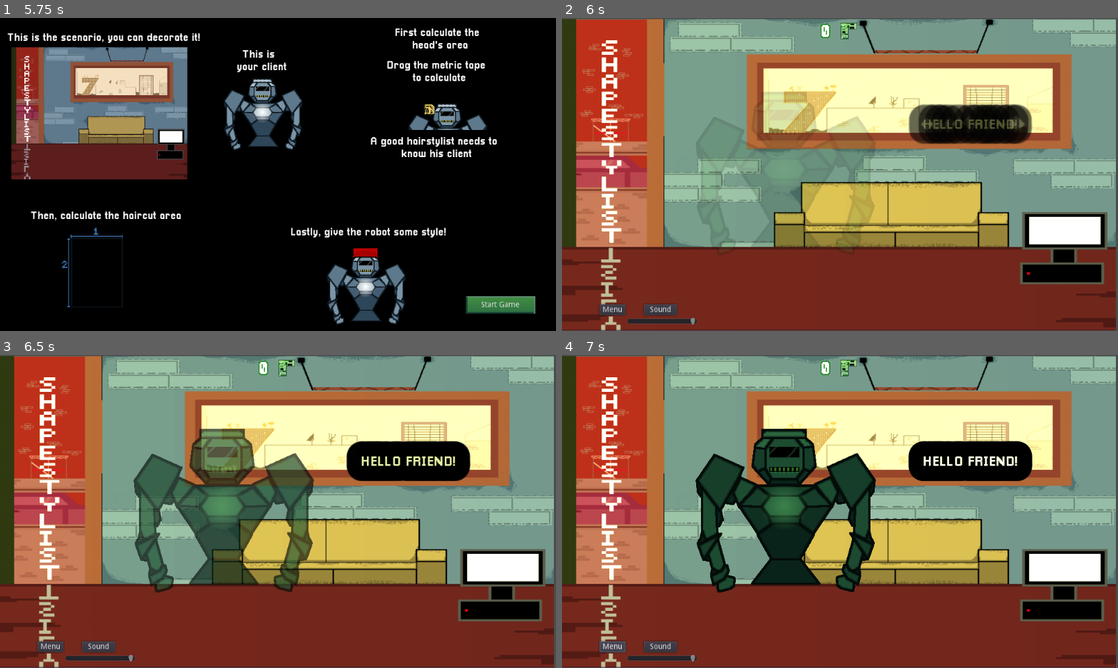
Above: before the commit, frames 1-4 (two rows, left to right).
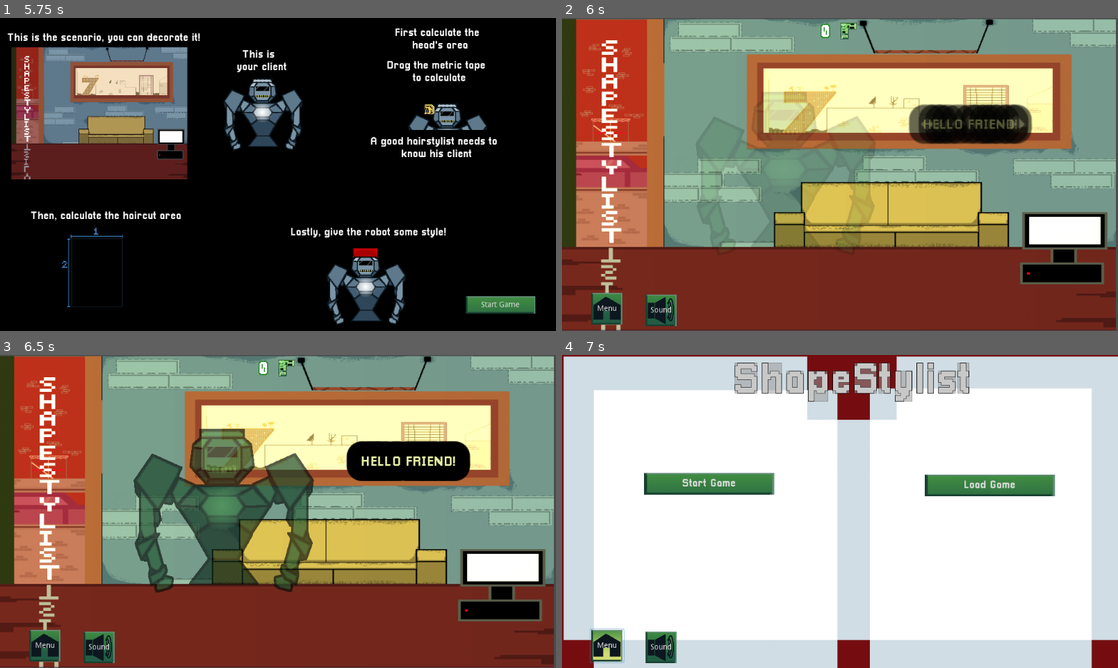
Above: after the commit, the same moments.

Repository: ShyrTheFirst/ShapeStylist
Game: Godot game, scene res://Game_Start.tscn
Two runs of this game, one before a commit and one after it. Both use one fixed random seed, a clock stepped at 60 frames per second and the inputs below.
Inputs (mouse positions are in pixels of both pictures, inside the frame that each line leads up to):
- Up to frame 1 (5.75 s): move the mouse to (400, 158) at 0.52 s; press the mouse at (400, 158) at 0.53 s; release the mouse at (400, 158) at 1.25 s; drag from (166, 190) to (250, 237) at 1.27 s; move the mouse to (333, 105) at 2.02 s; press the mouse at (333, 105) at 2.03 s; release the mouse at (333, 105) at 2.75 s; tap Enter at 2.75, 4.25 s; drag from (250, 237) to (111, 127) at 2.77 s; tap Space at 3.5 s; move the mouse to (444, 221) at 3.52 s; press the mouse at (444, 221) at 3.53 s; release the mouse at (444, 221) at 4.25 s; drag from (111, 127) to (194, 96) at 4.27 s; click "Start Game" at 5 s
- Up to frame 2 (6 s): click "Start Game" at 5.75 s
- Up to frame 3 (6.5 s): no input
- Up to frame 4 (7 s): click "Menu" at 6.5 s

Frame 1 is identical in both runs. In frame 2, 1.3% of the frame differs, in the area x 5-25%, y 87-99%; in frame 3, 1.3%; in frame 4, 98%, in the area x 0-100%, y 0-100%.

Commit message:
LastUpdateNOW

Diff:
--- a/Scenes/Stages/Client's Request.tscn
+++ b/Scenes/Stages/Client's Request.tscn
@@ -60,19 +60,19 @@
 
 [node name="Frames" type="Sprite" parent="."]
 visible = false
-position = Vector2( 901, 104 )
+position = Vector2( 264, 146 )
 scale = Vector2( 4, 4 )
 texture = ExtResource( 6 )
 
 [node name="Flowers" type="Sprite" parent="."]
 visible = false
-position = Vector2( 677, 34 )
+position = Vector2( 670, 37 )
 scale = Vector2( 2, 2 )
 texture = ExtResource( 5 )
 
 [node name="TableDeco" type="Sprite" parent="."]
 visible = false
-position = Vector2( 964, 528 )
+position = Vector2( 802, 421 )
 scale = Vector2( 2, 2 )
 texture = ExtResource( 7 )
 
--- a/Scenes/Stages/Scripts/End Of The Day.gd
+++ b/Scenes/Stages/Scripts/End Of The Day.gd
@@ -10,27 +10,27 @@
 
 onready var button = $CanvasLayer/Panel/Button
 
-onready var actual_money = $CanvasLayer/Panel/Lojinha/Actual_Money
+onready var actual_money = $CanvasLayer/Panel/Actual_Money
 
-onready var buy_deco = $CanvasLayer/Panel/Lojinha/ItemList/BuyDeco
-onready var buy_deco_2 = $CanvasLayer/Panel/Lojinha/ItemList/BuyDeco2
-onready var buy_deco_3 = $CanvasLayer/Panel/Lojinha/ItemList/BuyDeco3
+onready var buy_deco = $CanvasLayer/Panel/BuyDeco
+onready var buy_deco_2 = $CanvasLayer/Panel/BuyDeco2
+onready var buy_deco_3 = $CanvasLayer/Panel/BuyDeco3
 
-onready var flor_cor_1 = $CanvasLayer/Panel/Lojinha/ItemList/GridContainer/DecoFlores/FlorCor1
-onready var flor_cor_2 = $CanvasLayer/Panel/Lojinha/ItemList/GridContainer/DecoFlores2/FlorCor2
-onready var flor_cor_3 = $CanvasLayer/Panel/Lojinha/ItemList/GridContainer/DecoFlores3/FlorCor3
+onready var flor_cor_1 = $CanvasLayer/Panel/GridContainer/DecoFlores/FlorCor1
+onready var flor_cor_2 = $CanvasLayer/Panel/GridContainer/DecoFlores2/FlorCor2
+onready var flor_cor_3 = $CanvasLayer/Panel/GridContainer/DecoFlores3/FlorCor3
 
-onready var quadro_cor_1 = $CanvasLayer/Panel/Lojinha/ItemList/GridContainer/DecoQuadros/QuadroCor1
-onready var quadro_cor_2 = $CanvasLayer/Panel/Lojinha/ItemList/GridContainer/DecoQuadros2/QuadroCor2
-onready var quadro_cor_3 = $CanvasLayer/Panel/Lojinha/ItemList/GridContainer/DecoQuadros3/QuadroCor3
+onready var quadro_cor_1 = $CanvasLayer/Panel/GridContainer/DecoQuadros/QuadroCor1
+onready var quadro_cor_2 = $CanvasLayer/Panel/GridContainer/DecoQuadros2/QuadroCor2
+onready var quadro_cor_3 = $CanvasLayer/Panel/GridContainer/DecoQuadros3/QuadroCor3
 
-onready var md_cor_1 = $CanvasLayer/Panel/Lojinha/ItemList/GridContainer/MesaDeco/MDCor1
-onready var md_cor_2 = $CanvasLayer/Panel/Lojinha/ItemList/GridContainer/MesaDeco2/MDCor2
-onready var md_cor_3 = $CanvasLayer/Panel/Lojinha/ItemList/GridContainer/MesaDeco3/MDCor3
+onready var md_cor_1 = $CanvasLayer/Panel/GridContainer/MesaDeco/MDCor1
+onready var md_cor_2 = $CanvasLayer/Panel/GridContainer/MesaDeco2/MDCor2
+onready var md_cor_3 = $CanvasLayer/Panel/GridContainer/MesaDeco3/MDCor3
 
-onready var selected_flor = $CanvasLayer/Panel/Lojinha/ItemList/SelectedFlor
-onready var selected_quadro = $CanvasLayer/Panel/Lojinha/ItemList/SelectedQuadro
-onready var selected_md = $CanvasLayer/Panel/Lojinha/ItemList/SelectedMD
+onready var selected_flor = $CanvasLayer/Panel/SelectedFlor
+onready var selected_quadro = $CanvasLayer/Panel/SelectedQuadro
+onready var selected_md = $CanvasLayer/Panel/SelectedMD
 
 
 
--- a/Scenes/Stages/Scripts/HairEquations.gd
+++ b/Scenes/Stages/Scripts/HairEquations.gd
@@ -53,7 +53,7 @@
 var texture_3_size_quant : int = 6
 var texture_4 = preload("res://Assets/shapes/shape_04c.png")
 var texture_4_size_quant : int = 6
-var texture_5 = preload("res://Assets/shapes/shape_05_c.png")
+var texture_5 = preload("res://Assets/shapes/shape_05c.png")
 var texture_5_size_quant : int = 7
 
 var texture_list : Array = [texture_0, texture_1, texture_2, texture_3, texture_4, texture_5]
@@ -110,21 +110,21 @@
 
 		1:
 			GameManager.shape_value = 1
-			if ordened_values[4] < ordened_values[2]:
+			if ordened_values[4] <= ordened_values[2]:
 				ordened_values[4] += ordened_values[2]
 				size_5.text = str(ordened_values[4]) + unit_type
 			area_result = floor(((ordened_values[0] * ordened_values[1])/2) + (ordened_values[2] * ordened_values[3]) + ((ordened_values[4] - ordened_values[2]) * ordened_values[5]))
 
 		2:
 			GameManager.shape_value = 2
-			if ordened_values[2] < ordened_values[1]:
+			if ordened_values[2] <= ordened_values[1]:
 				ordened_values[2] += ordened_values[1]
 				size_3.text = str(ordened_values[2]) + unit_type
 			area_result = floor(ordened_values[0] * ordened_values[1] + (((ordened_values[2]-ordened_values[1]) * ordened_values[0])/2))
 
 		3:
 			GameManager.shape_value = 3
-			if ordened_values[5] < (ordened_values[2] + ordened_values[1]):
+			if ordened_values[5] <= (ordened_values[2] + ordened_values[1]):
 				ordened_values[5] += ordened_values[2] + ordened_values[1]
 				size_6.text = str(ordened_values[5]) + unit_type
 			area_result = ordened_values[0] * ordened_values[1] + ordened_values[2] * ordened_values[3] + (ordened_values[5]-ordened_values[1]-ordened_values[2])*ordened_values[3] + ordened_values[4] * (ordened_values[5] - ordened_values[1])
@@ -134,7 +134,7 @@
 			area_result = ordened_values[0] * ordened_values[1] + ordened_values[2] * ordened_values[3] + ordened_values[4] * ordened_values[5]
 
 		5:
-			if ordened_values[5] < ordened_values[6]:
+			if ordened_values[5] <=  ordened_values[6]:
 				ordened_values[5] += ordened_values[6]
 				size_6.text = str(ordened_values[5]) + unit_type
 			GameManager.shape_value = 5
--- a/Singletons/pause_handler.gd
+++ b/Singletons/pause_handler.gd
@@ -1,6 +1,9 @@
 extends Node2D
 
 onready var canvas_layer = $CanvasLayer
+
+var slider_open : bool = false
+onready var h_slider = $CanvasLayer/HSlider
 
 func _process(delta):
 	if GameManager.pausing:
@@ -12,3 +15,21 @@
 		canvas_layer.visible = true
 	else:
 		canvas_layer.visible = false
+
+func _on_Button_pressed():
+	GameManager.save_during_game()
+	GameManager.game_running = false
+	GameManager.game_started = true
+	get_tree().change_scene_to(load("res://menu.tscn"))
+
+func _on_Volume_pressed():
+	if !slider_open:
+		h_slider.visible = true
+		slider_open = true
+	else:
+		h_slider.visible = false
+		slider_open = false
+
+
+func _on_HSlider_value_changed(value):
+	AudioServer.set_bus_volume_db(0, value)
--- a/Singletons/pause_handler.tscn
+++ b/Singletons/pause_handler.tscn
@@ -1,6 +1,46 @@
-[gd_scene load_steps=2 format=2]
+[gd_scene load_steps=18 format=2]
 
 [ext_resource path="res://Singletons/pause_handler.gd" type="Script" id=1]
+[ext_resource path="res://Assets/buttons/pixil-frame-19.png" type="Texture" id=2]
+[ext_resource path="res://Assets/buttons/pixil-frame-17.png" type="Texture" id=3]
+[ext_resource path="res://Assets/buttons/pixil-frame-20.png" type="Texture" id=4]
+[ext_resource path="res://Assets/buttons/pixil-frame-18.png" type="Texture" id=5]
+[ext_resource path="res://Assets/buttons/pixil-frame-24.png" type="Texture" id=6]
+[ext_resource path="res://Assets/buttons/pixil-frame-22.png" type="Texture" id=7]
+[ext_resource path="res://Assets/buttons/pixil-frame-21.png" type="Texture" id=8]
+[ext_resource path="res://Assets/buttons/pixil-frame-23.png" type="Texture" id=9]
+
+[sub_resource type="StyleBoxTexture" id=4]
+texture = ExtResource( 2 )
+region_rect = Rect2( 0, 0, 64, 64 )
+
+[sub_resource type="StyleBoxTexture" id=1]
+texture = ExtResource( 5 )
+region_rect = Rect2( 0, 0, 64, 64 )
+
+[sub_resource type="StyleBoxTexture" id=2]
+texture = ExtResource( 4 )
+region_rect = Rect2( 0, 0, 64, 64 )
+
+[sub_resource type="StyleBoxTexture" id=3]
+texture = ExtResource( 3 )
+region_rect = Rect2( 0, 0, 64, 64 )
+
+[sub_resource type="StyleBoxTexture" id=5]
+texture = ExtResource( 9 )
+region_rect = Rect2( 0, 0, 64, 64 )
+
+[sub_resource type="StyleBoxTexture" id=6]
+texture = ExtResource( 7 )
+region_rect = Rect2( 0, 0, 64, 64 )
+
+[sub_resource type="StyleBoxTexture" id=7]
+texture = ExtResource( 6 )
+region_rect = Rect2( 0, 0, 64, 64 )
+
+[sub_resource type="StyleBoxTexture" id=8]
+texture = ExtResource( 8 )
+region_rect = Rect2( 0, 0, 64, 64 )
 
 [node name="pause_handler" type="Node2D"]
 pause_mode = 2
@@ -13,24 +53,39 @@
 layer = 2
 
 [node name="Button" type="Button" parent="CanvasLayer"]
-margin_left = 69.0
-margin_top = 527.0
-margin_right = 117.0
-margin_bottom = 547.0
+margin_left = 51.0
+margin_top = 503.0
+margin_right = 115.0
+margin_bottom = 567.0
+rect_min_size = Vector2( 64, 64 )
+custom_styles/hover = SubResource( 4 )
+custom_styles/pressed = SubResource( 1 )
+custom_styles/disabled = SubResource( 2 )
+custom_styles/normal = SubResource( 3 )
 text = "Menu"
 
 [node name="Volume" type="Button" parent="CanvasLayer"]
 margin_left = 151.0
-margin_top = 527.0
-margin_right = 212.0
-margin_bottom = 547.0
+margin_top = 506.0
+margin_right = 215.0
+margin_bottom = 570.0
+rect_min_size = Vector2( 64, 64 )
+custom_styles/hover = SubResource( 5 )
+custom_styles/pressed = SubResource( 6 )
+custom_styles/disabled = SubResource( 7 )
+custom_styles/normal = SubResource( 8 )
 text = "Sound"
 
-[node name="HSlider" type="HSlider" parent="CanvasLayer/Volume"]
-margin_left = -31.0
-margin_top = 23.0
-margin_right = 98.0
-margin_bottom = 39.0
-min_value = 10.0
-max_value = -80.0
+[node name="HSlider" type="HSlider" parent="CanvasLayer"]
+visible = false
+margin_left = 85.0
+margin_top = 475.0
+margin_right = 279.0
+margin_bottom = 499.0
+min_value = -80.0
+max_value = 10.0
 value = 10.0
+
+[connection signal="pressed" from="CanvasLayer/Button" to="." method="_on_Button_pressed"]
+[connection signal="pressed" from="CanvasLayer/Volume" to="." method="_on_Volume_pressed"]
+[connection signal="value_changed" from="CanvasLayer/HSlider" to="." method="_on_HSlider_value_changed"]
--- /dev/null
+++ b/default_bus_layout.tres
@@ -0,0 +1,4 @@
+[gd_resource type="AudioBusLayout" format=2]
+
+[resource]
+bus/0/volume_db = 0.662756
Binary file added: Assets/buttons/pixil-frame-17.png
Not shown, added: Assets/buttons/pixil-frame-17.png.import
Binary file added: Assets/buttons/pixil-frame-18.png
Not shown, added: Assets/buttons/pixil-frame-18.png.import
Binary file added: Assets/buttons/pixil-frame-19.png
Not shown, added: Assets/buttons/pixil-frame-19.png.import
Binary file added: Assets/buttons/pixil-frame-20.png
Not shown, added: Assets/buttons/pixil-frame-20.png.import
Binary file added: Assets/buttons/pixil-frame-21.png
Not shown, added: Assets/buttons/pixil-frame-21.png.import
Binary file added: Assets/buttons/pixil-frame-22.png
Not shown, added: Assets/buttons/pixil-frame-22.png.import
(and 13 more such lines)
